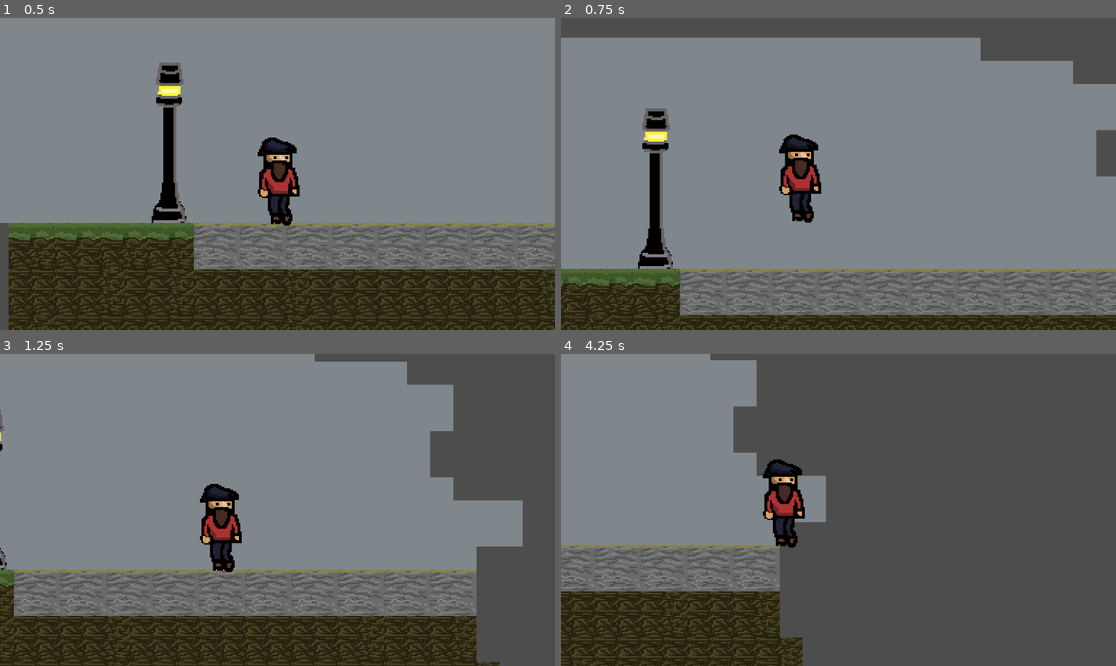
Above: before the commit, frames 1-4 (two rows, left to right).
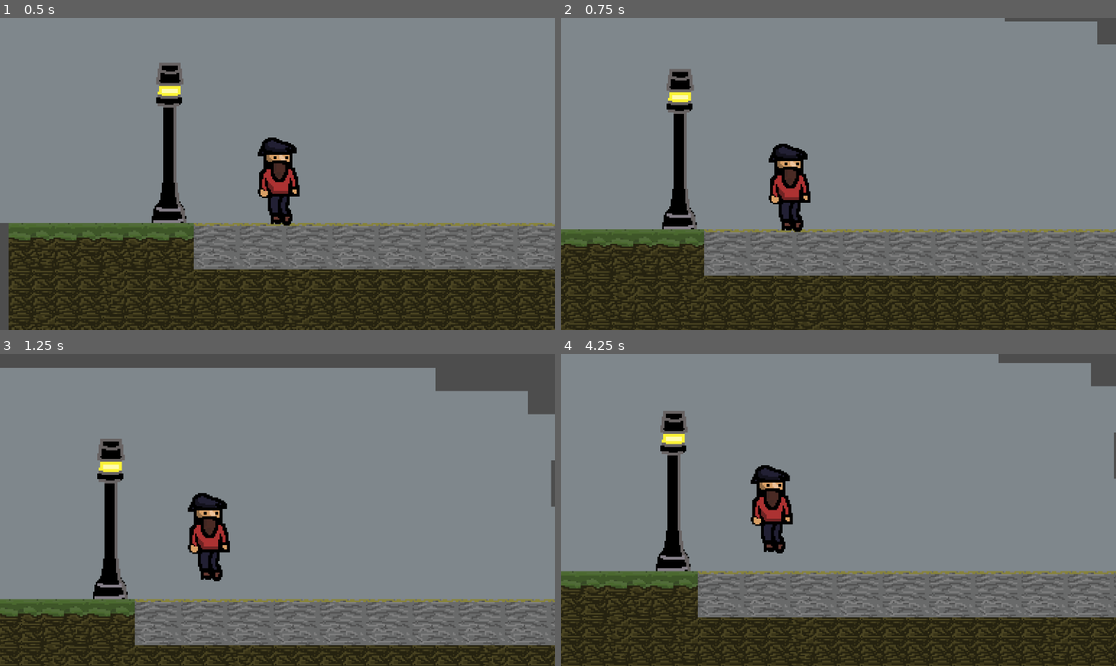
Above: after the commit, the same moments.

Repository: BillIsAwesome1234/ZomieZ
Game: Godot game, scene res://senes/game.tscn
Two runs of this game, one before a commit and one after it. Both use one fixed random seed, a clock stepped at 60 frames per second and the inputs below.
Inputs (mouse positions are in pixels of both pictures, inside the frame that each line leads up to):
- Up to frame 1 (0.5 s): no input
- Up to frame 2 (0.75 s): tap Enter (ui_accept) at 0.5, 0.6 s; move the mouse to (960, 158) at 0.52 s; hold Right (ui_right) from 0.53 s (still down)
- Up to frame 3 (1.25 s): keep holding Right (ui_right); tap W (jump, bound only after the commit) at 0.77, 1.07 s; tap A (a, bound only after the commit) at 0.8 s
- Up to frame 4 (4.25 s): move the mouse to (727, 525) at 1.27 s; tap A (a, bound only after the commit) at 1.35, 3.8 s; tap W (jump, bound only after the commit) at 1.52, 1.82, 2.3, 2.85, 3.02, 3.32, 3.77, 4.07 s; tap D (d, bound only after the commit) at 1.55, 2.1 s; move the mouse to (894, 441) at 2.02 s; release Right (ui_right) at 2.03 s; hold Left (ui_left) 2.03-2.78 s; move the mouse to (810, 572) at 2.77 s; hold Right (ui_right) from 2.78 s (still down); tap Enter (ui_accept) at 3.05, 3.6 s; move the mouse to (1005, 556) at 3.52 s

Frame 1 is identical in both runs. In frame 2, 38% of the frame differs, in the area x 0-100%, y 0-100%; in frame 3, 35%; in frame 4, 69%.

Commit message:
added new movment
game

Diff:
--- a/project.godot
+++ b/project.godot
@@ -15,6 +15,24 @@
 config/features=PackedStringArray("4.6", "Forward Plus")
 config/icon="res://icon.svg"
 
+[input]
+
+jump={
+"deadzone": 0.2,
+"events": [Object(InputEventKey,"resource_local_to_scene":false,"resource_name":"","device":-1,"window_id":0,"alt_pressed":false,"shift_pressed":false,"ctrl_pressed":false,"meta_pressed":false,"pressed":false,"keycode":0,"physical_keycode":87,"key_label":0,"unicode":119,"location":0,"echo":false,"script":null)
+]
+}
+a={
+"deadzone": 0.2,
+"events": [Object(InputEventKey,"resource_local_to_scene":false,"resource_name":"","device":-1,"window_id":0,"alt_pressed":false,"shift_pressed":false,"ctrl_pressed":false,"meta_pressed":false,"pressed":false,"keycode":0,"physical_keycode":65,"key_label":0,"unicode":97,"location":0,"echo":false,"script":null)
+]
+}
+d={
+"deadzone": 0.2,
+"events": [Object(InputEventKey,"resource_local_to_scene":false,"resource_name":"","device":-1,"window_id":0,"alt_pressed":false,"shift_pressed":false,"ctrl_pressed":false,"meta_pressed":false,"pressed":false,"keycode":0,"physical_keycode":68,"key_label":0,"unicode":100,"location":0,"echo":false,"script":null)
+]
+}
+
 [physics]
 
 3d/physics_engine="Jolt Physics"
--- a/scripts/player.gd
+++ b/scripts/player.gd
@@ -12,12 +12,12 @@
 		velocity += get_gravity() * delta
 
 	# Handle jump.
-	if Input.is_action_just_pressed("ui_accept") and is_on_floor():
+	if Input.is_action_just_pressed("jump") and is_on_floor():
 		velocity.y = JUMP_VELOCITY
 
 	# Get the input direction and handle the movement/deceleration.
 	# As good practice, you should replace UI actions with custom gameplay actions.
-	var direction := Input.get_axis("ui_left", "ui_right")
+	var direction := Input.get_axis("a", "d")
 	if direction:
 		velocity.x = direction * SPEED
 	else:
